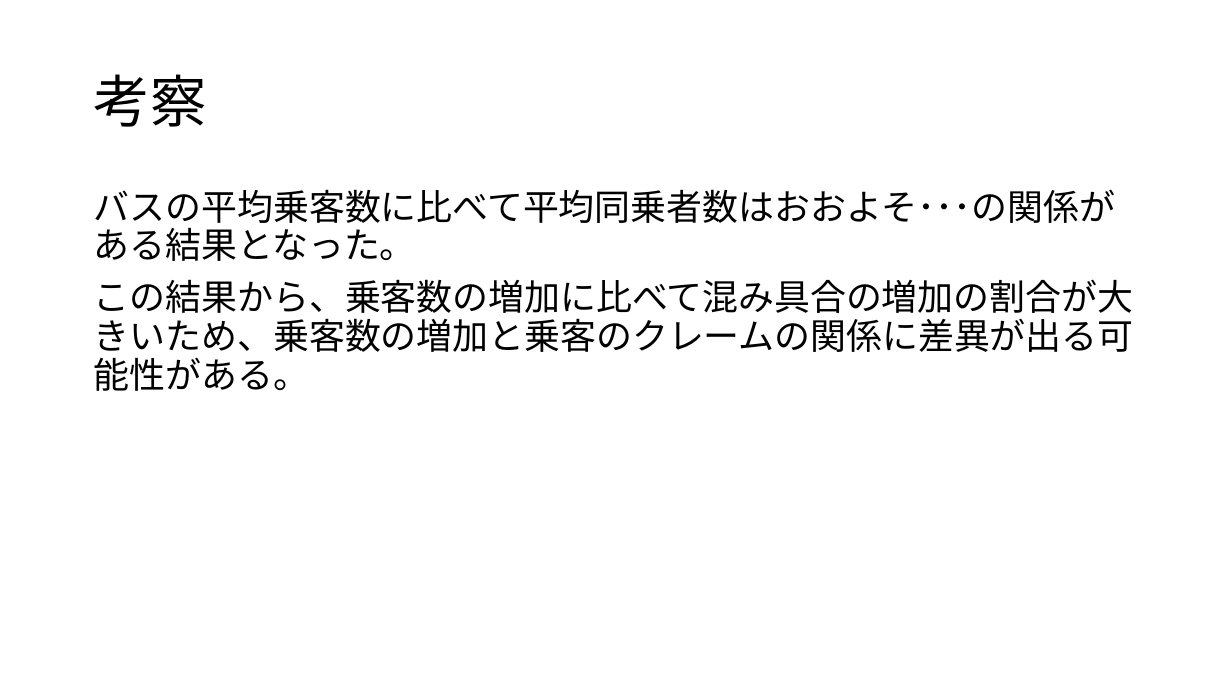
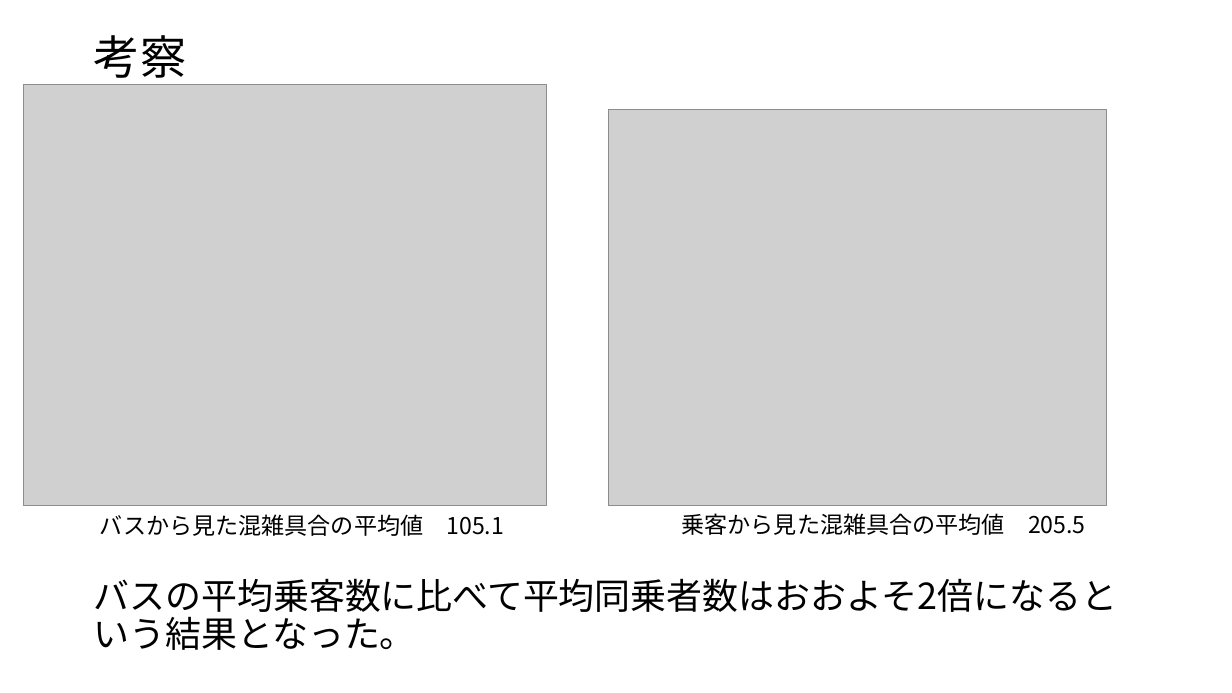
Before and after one commit to kamase14/jikken_2, a slide deck: slide 8 of slide.pptx (slide 7 before the commit). Drawn at 1232x693 pixels with LibreOffice and Linux fonts; fonts in the diff are those of the drawing; grey boxes stand for pictures. Boxes give left, top, right and bottom in pixels: in the first picture for what was removed or moved away, otherwise in the second. Text is boxed around its words. In the diff, an @@ line names an element or a change of style, - is before the commit and + after.

```diff
--- a/slide.pptx
+++ b/slide.pptx
@@ title "考察": place and size @@
-title "考察" at box(94, 74, 207, 127)
+title "考察" at box(94, 35, 186, 86)
@@ title "考察" at box(94, 35, 186, 86): size 44 to 36 pt @@
@@ picture added at box(23, 84, 546, 506) @@
@@ picture added at box(608, 109, 1107, 506) @@
@@ text added at box(100, 514, 504, 536), 18 pt, text #000000 @@
+バスから見た混雑具合の平均値 105.1
@@ text added at box(682, 513, 1086, 535), 18 pt, text #000000 @@
+乗客から見た混雑具合の平均値 205.5
@@ text at box(94, 578, 1117, 650): text changed @@
-バスの平均乗客数に比べて平均同乗者数はおおよそ･･･の関係がある結果となった。
-この結果から、乗客数の増加に比べて混み具合の増加の割合が大きいため、乗客数の増加と乗客のクレームの関係に差異が出る可能性がある。
+バスの平均乗客数に比べて平均同乗者数はおおよそ2倍になるという結果となった。
```
Also in this commit, not shown: 3 other slides changed, 8 slides added, 4 slides removed.
